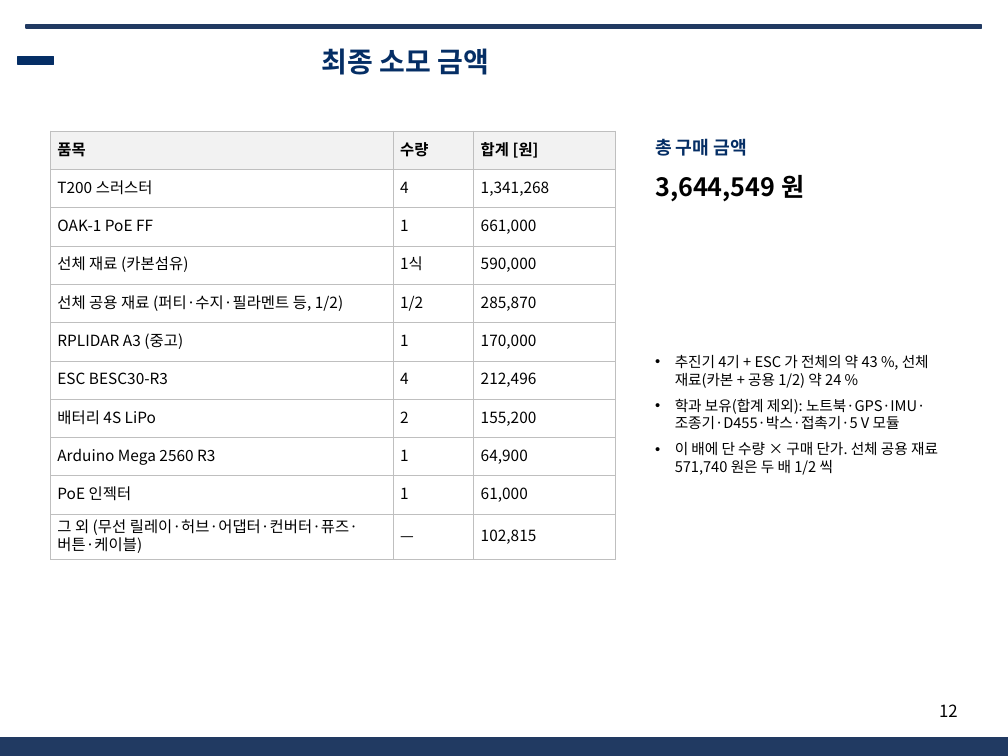
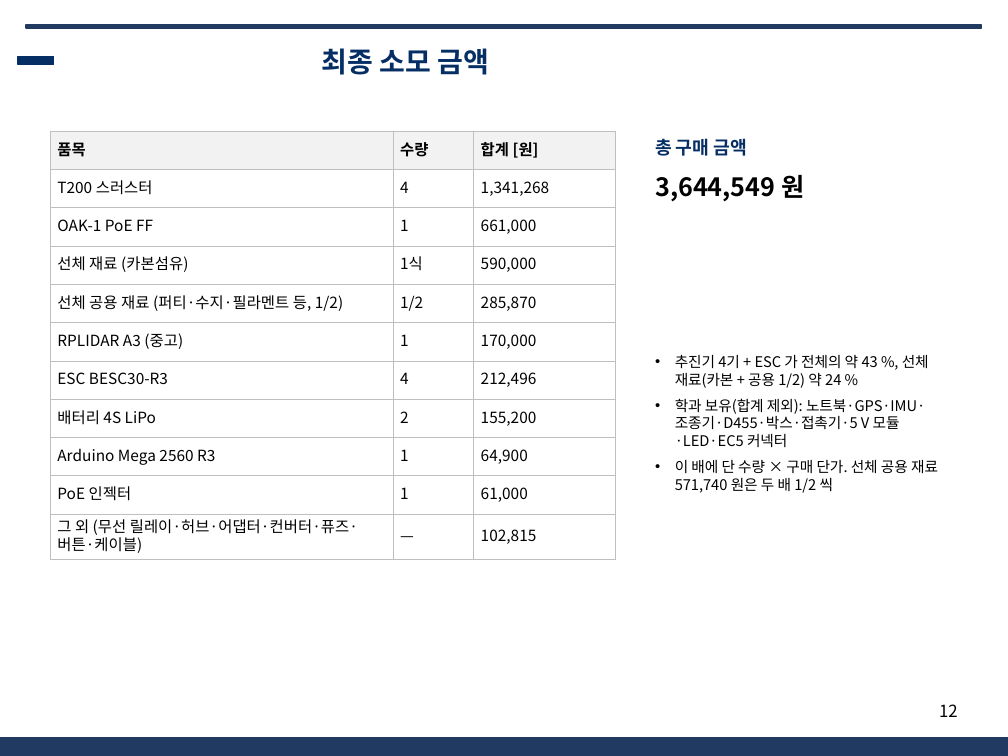
Before and after one commit to unmatsutake377-rgb/ros2_ws, a slide deck: slide 12 of docs/전달용/보고서_분담/발표자료_SSF_B.pptx. Drawn at 1008x756 pixels with LibreOffice and Linux fonts; fonts in the diff are those of the drawing; background and template pictures are left out. Boxes give left, top, right and bottom in pixels: in the first picture for what was removed or moved away, otherwise in the second. Text is boxed around its words. In the diff, an @@ line names an element or a change of style, - is before the commit and + after.

```diff
--- a/docs/전달용/보고서_분담/발표자료_SSF_B.pptx
+++ b/docs/전달용/보고서_분담/발표자료_SSF_B.pptx
@@ text at box(675, 398, 925, 447): text changed @@
-• 학과 보유(합계 제외): 노트북·GPS·IMU·조종기·D455·박스·접촉기·5 V 모듈
+• 학과 보유(합계 제외): 노트북·GPS·IMU·조종기·D455·박스·접촉기·5 V 모듈·LED·EC5 커넥터
```
Also in this commit, not shown: 1 other slide changed, 7 other files.
